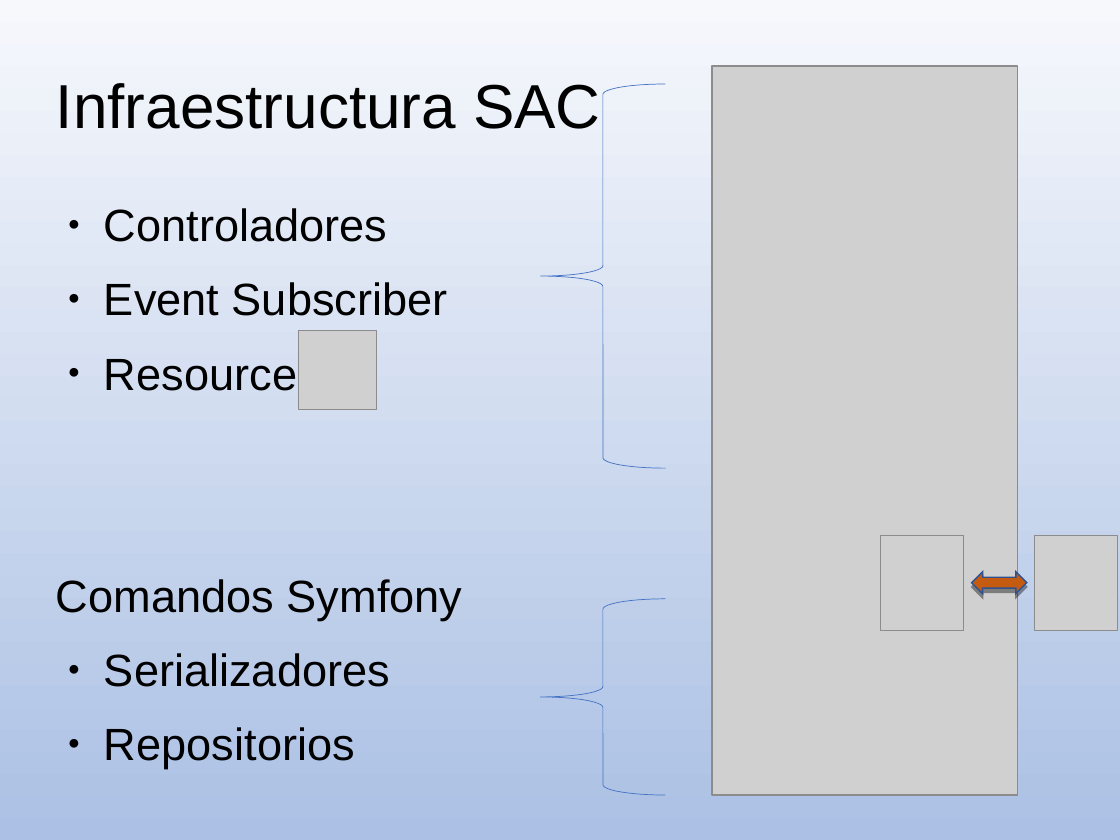
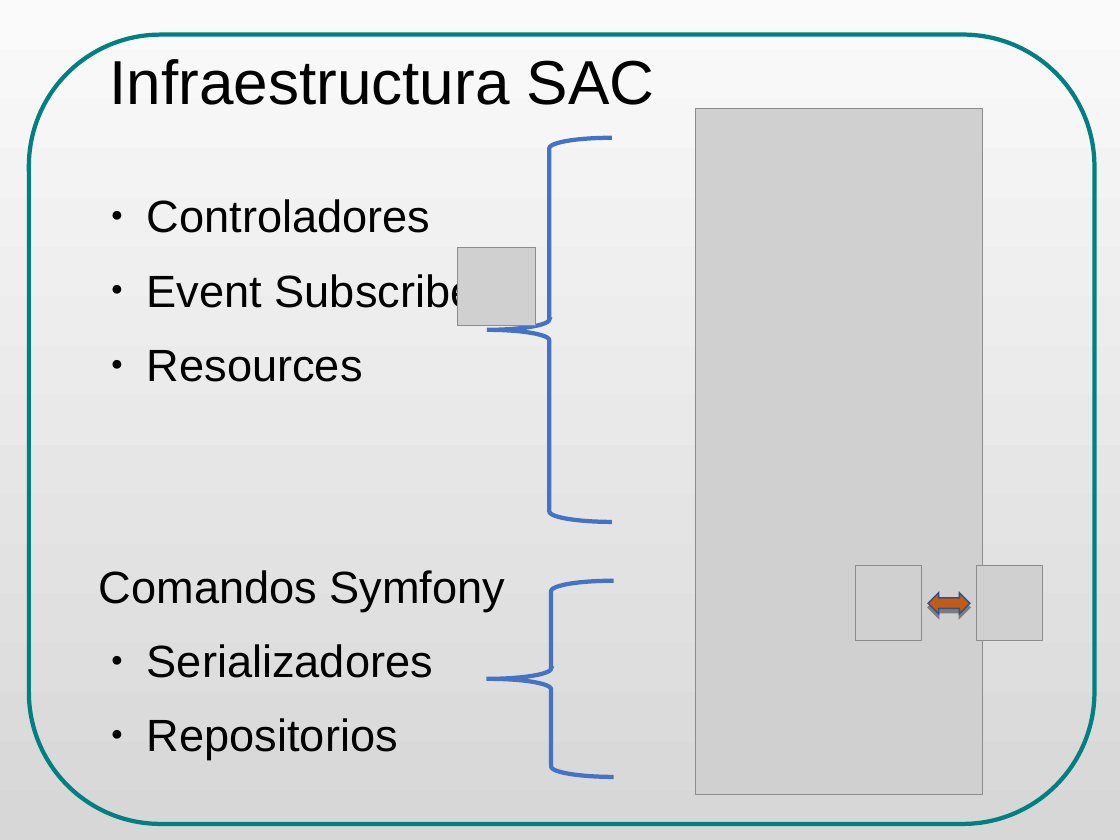
Before and after one commit to danielsalgadop/sac, a slide deck: slide 32 of docs/presentation/social_access_controller_ODP_final.odp (slide 31 before the commit). Drawn at 1120x840 pixels with LibreOffice and Linux fonts; fonts in the diff are those of the drawing; grey boxes stand for pictures. Boxes give left, top, right and bottom in pixels: in the first picture for what was removed or moved away, otherwise in the second. Text is boxed around its words. In the diff, an @@ line names an element or a change of style, - is before the commit and + after.

```diff
--- a/docs/presentation/social_access_controller_ODP_final.odp
+++ b/docs/presentation/social_access_controller_ODP_final.odp
@@ background gradient #F6F8FC to #ABC0E4 to gradient #FAFAFA to #D7D7D7 @@
@@ freeform shape added at (28,35,1095,824), outline #008080 3 pt @@
@@ title "Infraestructura SAC": place and size @@
-title "Infraestructura SAC" at (56,83,601,129)
+title "Infraestructura SAC" at (110,59,655,105)
@@ picture: place and size @@
-picture at (712,66,1018,796)
+picture at (695,109,983,796)
@@ freeform shape at (487,138,612,522): outline #4472C4 0.51 pt to #4472C4 3 pt @@
@@ freeform shape: place and size @@
-freeform shape at (541,84,666,469)
+freeform shape at (487,138,612,522)
@@ text "Controladores": place and size @@
-text "Controladores" at (56,208,463,769)
+text "Controladores" at (99,199,506,760)
@@ picture: place and size @@
-picture at (299,331,377,410)
+picture at (457,247,536,325)
@@ picture: place and size @@
-picture at (881,536,963,631)
+picture at (856,566,921,641)
@@ picture: place and size @@
-picture at (1036,536,1118,631)
+picture at (977,566,1042,641)
@@ freeform shape: place and size @@
-freeform shape at (541,599,666,795)
+freeform shape at (489,581,614,777)
@@ freeform shape at (489,581,614,777): outline #4472C4 0.51 pt to #4472C4 3 pt @@
@@ freeform shape: place and size @@
-freeform shape at (972,572,1026,595)
+freeform shape at (929,593,971,614)
```
Also in this commit, not shown: 40 other slides changed, 5 slides added, 3 slides removed, 4 other files.
